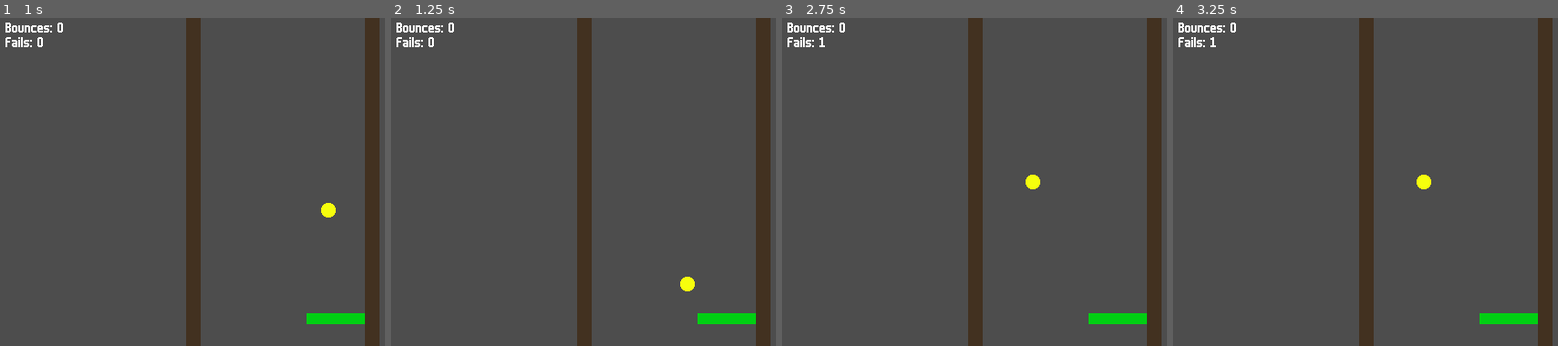
Above: before the commit, frames 1-4 (left to right).
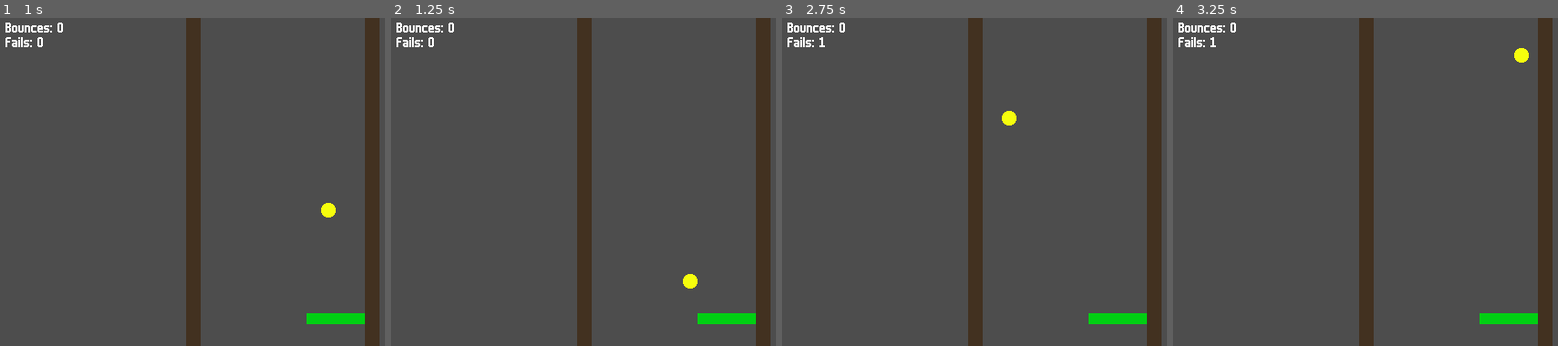
Above: after the commit, the same moments.

Repository: YannVeld/LD60
Game: Godot game, scene res://main.tscn
Two runs of this game, one before a commit and one after it. Both use one fixed random seed, a clock stepped at 60 frames per second and the inputs below.
Inputs:
- Up to frame 1 (1 s): tap Enter at 0.5 s; hold Right (move_right) from 0.53 s (still down); tap R (reroll) at 0.6 s
- Up to frame 2 (1.25 s): keep holding Right (move_right)
- Up to frame 3 (2.75 s): release Right (move_right) at 1.28 s; hold Left (move_left) 1.28-2.03 s; tap 1 at 1.35 s; tap Space at 2 s; hold Right (move_right) from 2.03 s (still down); tap 2 at 2.1 s
- Up to frame 4 (3.25 s): keep holding Right (move_right); tap 3 at 2.85 s

Frame 1 is identical in both runs. In frame 2, less than 0.1% of the frame differs, in the area x 75-80%, y 78-84%; in frame 3, 0.3%, in the area x 57-68%, y 28-53%; in frame 4, 0.3%.

Commit message:
More minor tweaks

Diff:
--- a/Scripts/game_properties.gd
+++ b/Scripts/game_properties.gd
@@ -3,13 +3,21 @@
 
 @export_group("Ball")
 @export var ball_initial_speed: float = 500.0
-@export var ball_max_speed: float = 2000.0
-@export var ball_respawn_time: float = 2.0
+
+@export var ball_max_speed: float = 500.0:
+	set(value):
+		if not check_ball_max_speed(value): return
+		ball_max_speed = value
+func check_ball_max_speed(value: int) -> bool:
+	if value <= 2000: return false
+	return true
+
+@export var ball_respawn_time: float = 1.0
 
 signal ball_count_changed
 @export var ball_count: int = 1:
 	set(value):
-		if not check_ball_count(value): value = 0
+		if not check_ball_count(value): return
 		ball_count = value
 		ball_count_changed.emit()
 func check_ball_count(value: int) -> bool:
@@ -24,7 +32,7 @@
 signal bat_width_changed
 @export var bat_width: float = 64.0:
 	set(value):
-		if not check_bat_width(value): value = 1.0
+		if not check_bat_width(value): return
 		bat_width = value
 		bat_width_changed.emit()
 func check_bat_width(value: float) -> bool:
@@ -36,7 +44,7 @@
 signal wall_distance_changed
 @export var wall_distance: float = 180:
 	set(value):
-		if not check_wall_distance(value): value = 1.0
+		if not check_wall_distance(value): return
 		wall_distance = value
 		wall_distance_changed.emit()
 func check_wall_distance(value: float) -> bool:
@@ -52,7 +60,7 @@
 	set(value):
 		if not check_upgrade_option_count(value):
 			print("Cannot reduce upgrades further")
-			value = 1
+			return
 		upgrade_option_count = value
 		upgrade_option_count_changed.emit(value)
 func check_upgrade_option_count(value: int) -> bool:
--- a/Upgrades/increase_ball_speed.tres
+++ b/Upgrades/increase_ball_speed.tres
@@ -4,7 +4,6 @@
 
 [resource]
 script = ExtResource("1_3jlsy")
-operation = 1
-value = 1.5
+value = 250.0
 description = "Increase maximal ball speed"
 metadata/_custom_type_script = "uid://2gq5mgmrcttn"
